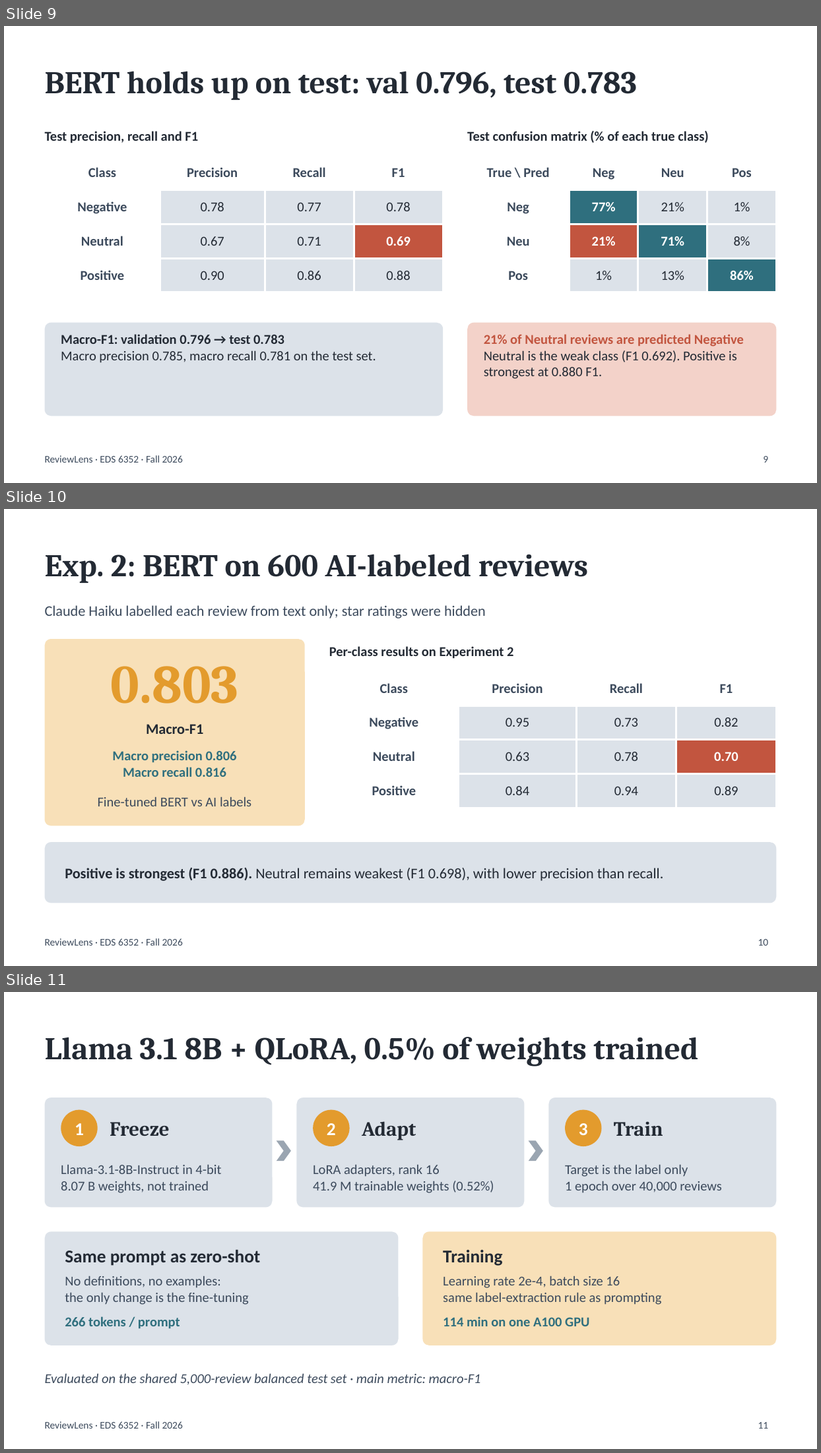
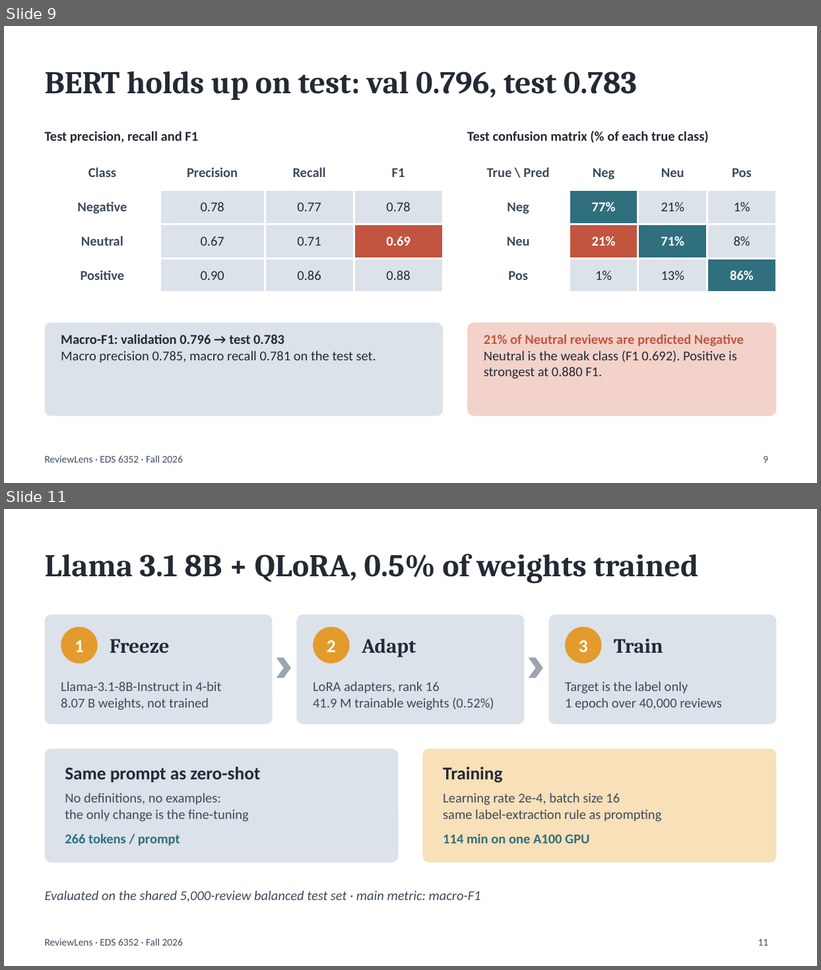
Before and after one commit to Junebhone/ReviewLens, a slide deck: presentation/ReviewLens_Presentation.pptx. Shown one above the other, each under a label of ours: slides 9, 10 and 11 before the commit, slides 9 and 11 after it; the slides between them are not shown. The pictures are 821x1453 and 821x970 pixels, drawn with LibreOffice and Linux fonts; fonts in the diff are those of the drawing. Boxes give left, top, right and bottom in pixels: in the first picture for what was removed or moved away, otherwise in the second. Text is boxed around its words. In the diff, an @@ line names an element or a change of style, - is before the commit and + after.

```diff
--- a/presentation/ReviewLens_Presentation.pptx
+++ b/presentation/ReviewLens_Presentation.pptx
@@ slide 10 removed at bbox=[4, 509, 817, 966], background #FFFFFF; not listed: 1 template element that a slide beside it also shows @@
@@ title removed at bbox=[45, 554, 588, 583] @@
-Exp. 2: BERT on 600 AI-labeled reviews
@@ text removed at bbox=[45, 605, 486, 619] @@
-Claude Haiku labelled each review from text only; star ratings were hidden
@@ rounded rectangle removed at bbox=[45, 639, 305, 826] @@
@@ text removed at bbox=[329, 646, 514, 659] @@
-Per-class results on Experiment 2
@@ text removed at bbox=[111, 666, 239, 704] @@
-0.803
@@ table removed at bbox=[329, 671, 776, 798], 4 rows, 4 columns @@
-Class | Precision | Recall | F1
-Negative | 0.95 | 0.73 | 0.82
-Neutral | 0.63 | 0.78 | 0.70
-Positive | 0.84 | 0.94 | 0.89
@@ text removed at bbox=[146, 724, 203, 734] @@
-Macro-F1
@@ text removed at bbox=[112, 751, 237, 777] @@
-Macro precision 0.806
-Macro recall 0.816
@@ text removed at bbox=[98, 797, 252, 807] @@
-Fine-tuned BERT vs AI labels
@@ rounded rectangle removed at bbox=[45, 842, 776, 904] @@
@@ text removed at bbox=[65, 867, 663, 881] @@
-Positive is strongest (F1 0.886). Neutral remains weakest (F1 0.698), with lower precision than recall.
@@ page number removed at bbox=[758, 939, 769, 946] @@
-10
```
Also in this commit, not shown: 1 slide added, 8 other files.
